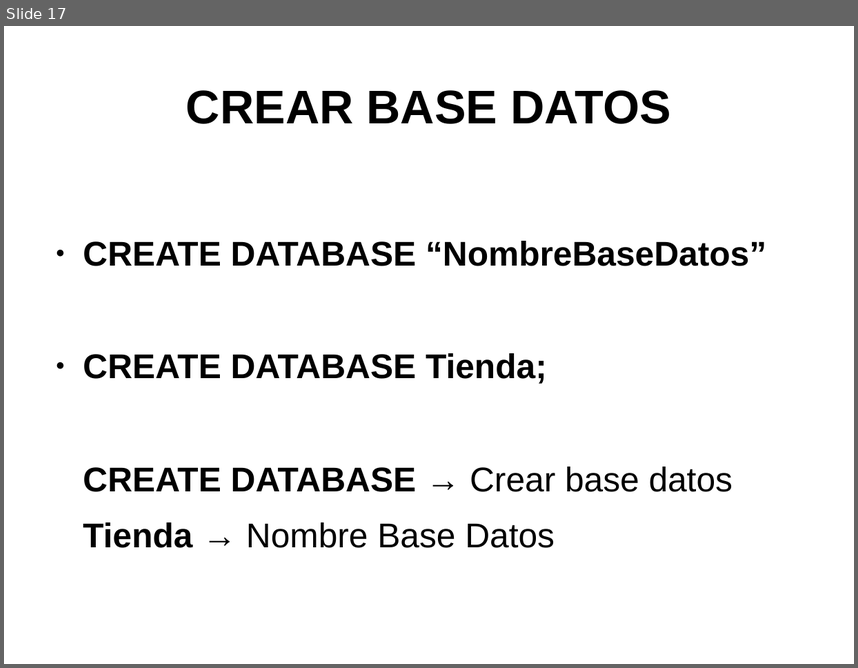
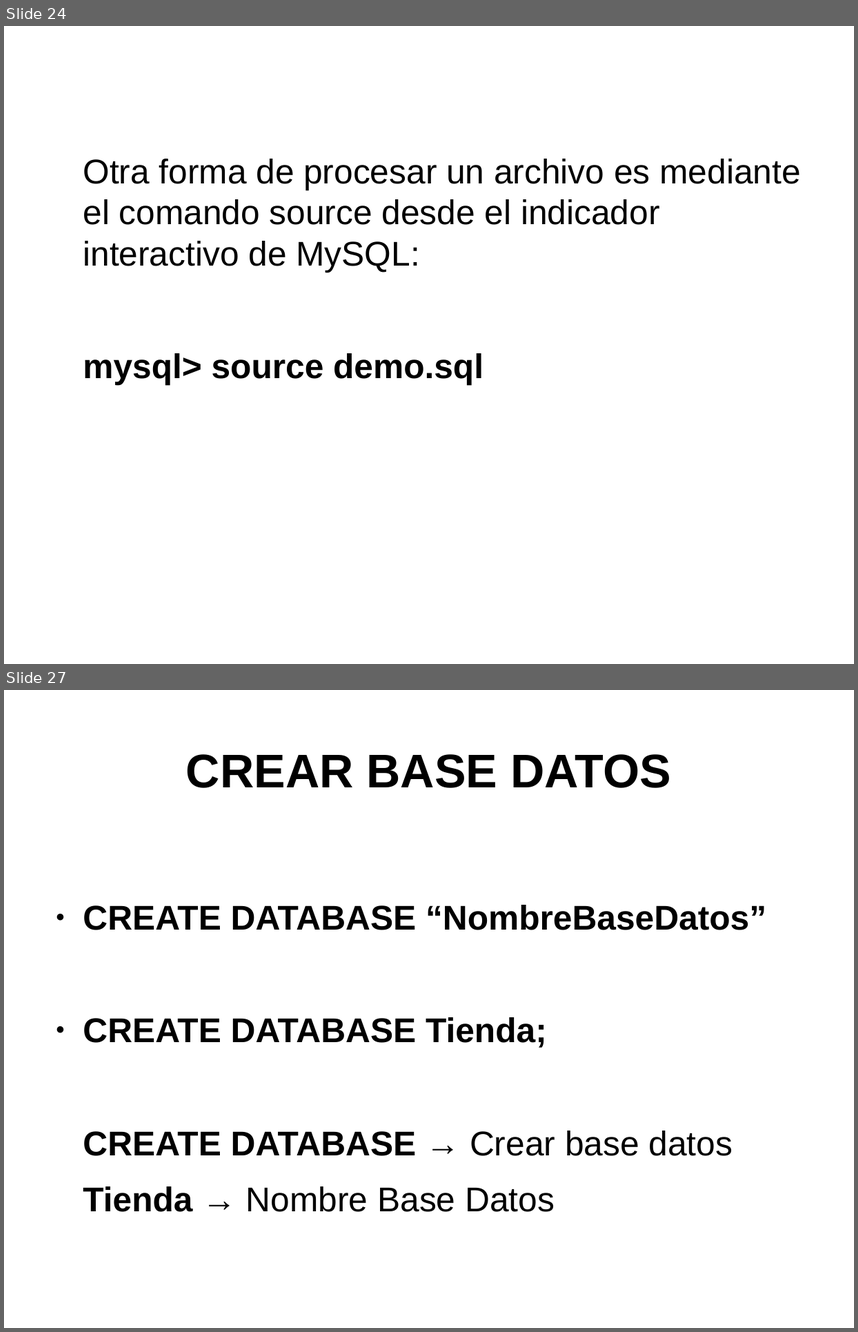
Before and after one commit to psicobyte/CursoPythonAvanzado, a slide deck: BaseDeDatosPython.odp. Shown one above the other, each under a label of ours: slide 17 before the commit, slides 24 and 27 after it; the slides between them are not shown. The pictures are 858x668 and 858x1332 pixels, drawn with LibreOffice and Linux fonts; fonts in the diff are those of the drawing. Boxes give left, top, right and bottom in pixels: in the first picture for what was removed or moved away, otherwise in the second. Text is boxed around its words. In the diff, an @@ line names an element or a change of style, - is before the commit and + after.

```diff
--- a/BaseDeDatosPython.odp
+++ b/BaseDeDatosPython.odp
@@ slide 24 added at box(4, 26, 854, 664), background #FFFFFF @@
@@ text added at box(83, 158, 800, 385), 32 pt, text #000000 @@
+Otra forma de procesar un archivo es mediante el comando source desde el indicador interactivo de MySQL:
+mysql> source demo.sql
@@ what was slide 17 is now slide 27 @@
```
Also in this commit, not shown: 5 slides changed, 38 other slides added, 3 other files.
